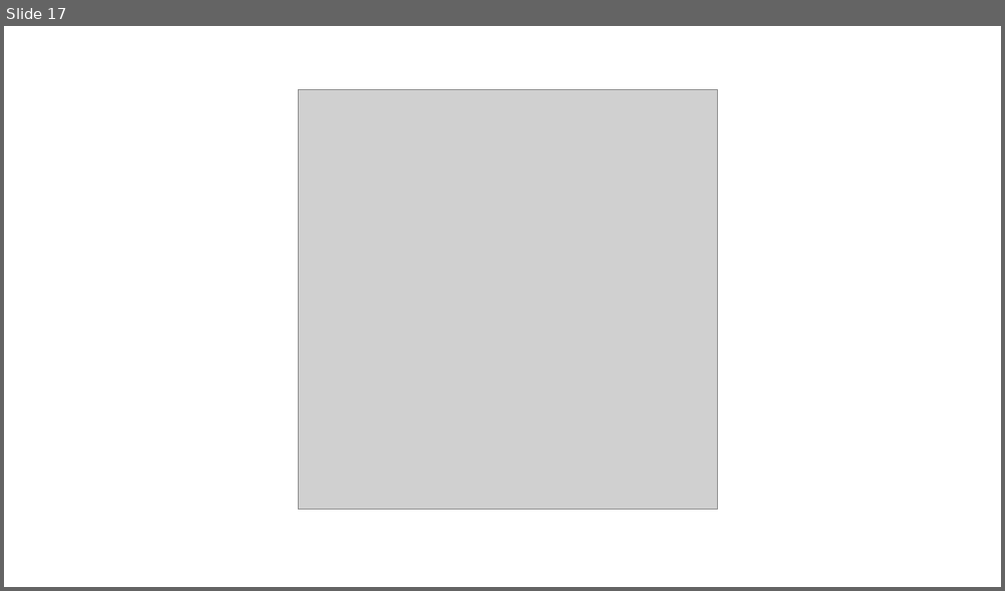
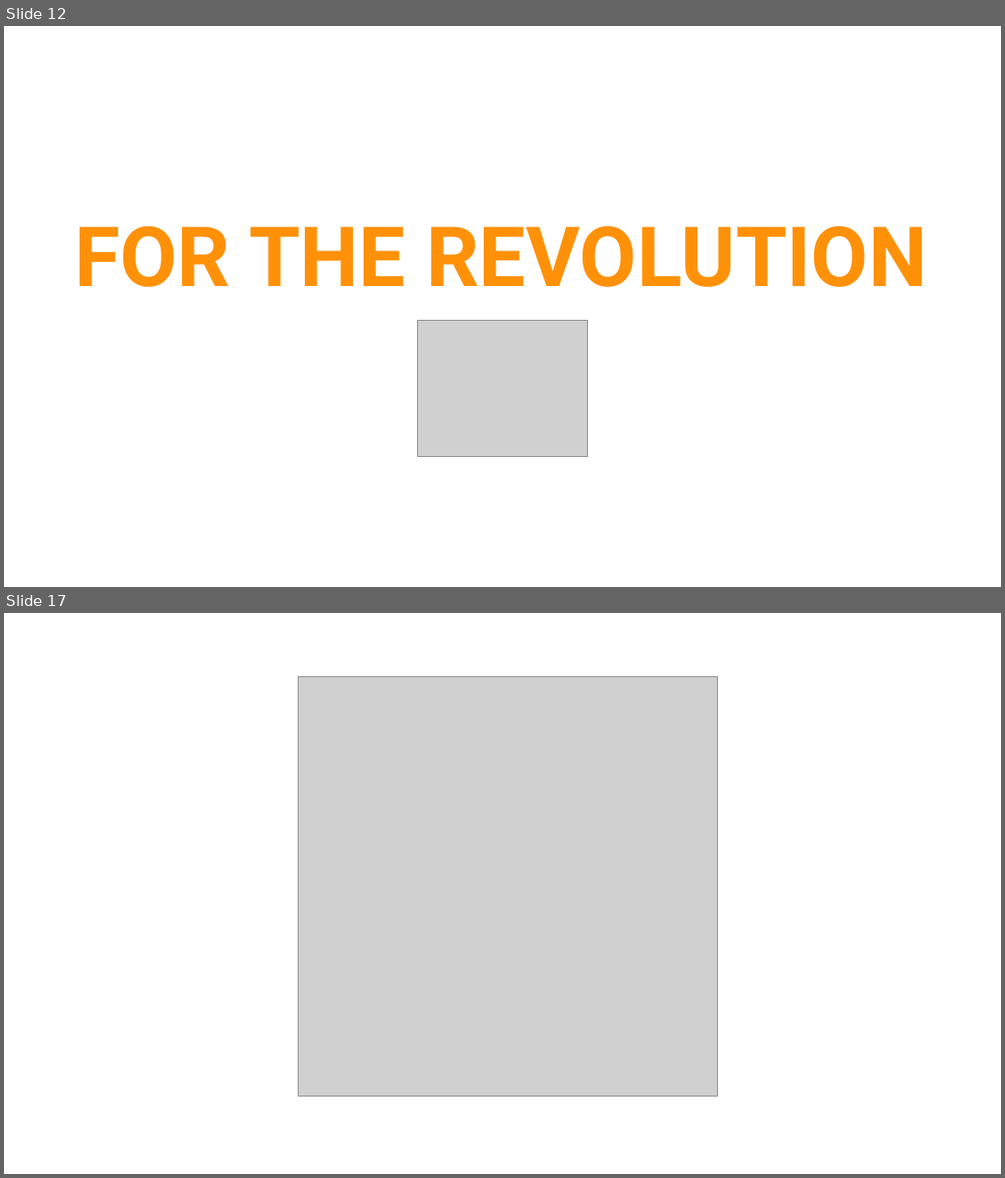
Before and after one commit to HappyTetrahedron/penguard, a slide deck: presentation/penguard.odp. Shown one above the other, each under a label of ours: slide 17 before the commit, slides 12 and 17 after it; the slides between them are not shown. The pictures are 1005x591 and 1005x1178 pixels, drawn with LibreOffice and Linux fonts; fonts in the diff are those of the drawing; grey boxes stand for pictures. Boxes give left, top, right and bottom in pixels: in the first picture for what was removed or moved away, otherwise in the second. Text is boxed around its words. In the diff, an @@ line names an element or a change of style, - is before the commit and + after.

```diff
--- a/presentation/penguard.odp
+++ b/presentation/penguard.odp
@@ slide 12 added at (4,26,1001,587), background #FFFFFF @@
@@ text added at (74,225,927,287), 80 pt, text #FF9109, bold @@
+FOR THE REVOLUTION
@@ picture added at (418,321,587,456) @@
```
Also in this commit, not shown: 9 slides changed, 1 other slide added, 2 slides removed, 3 other files.
